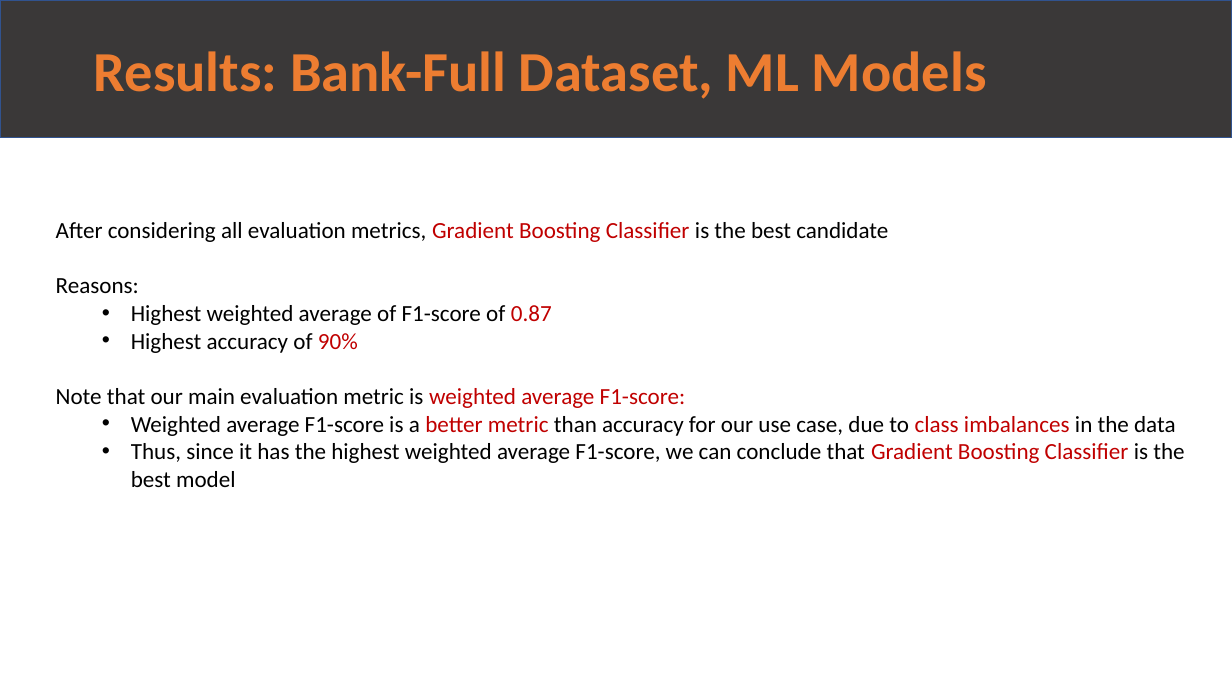
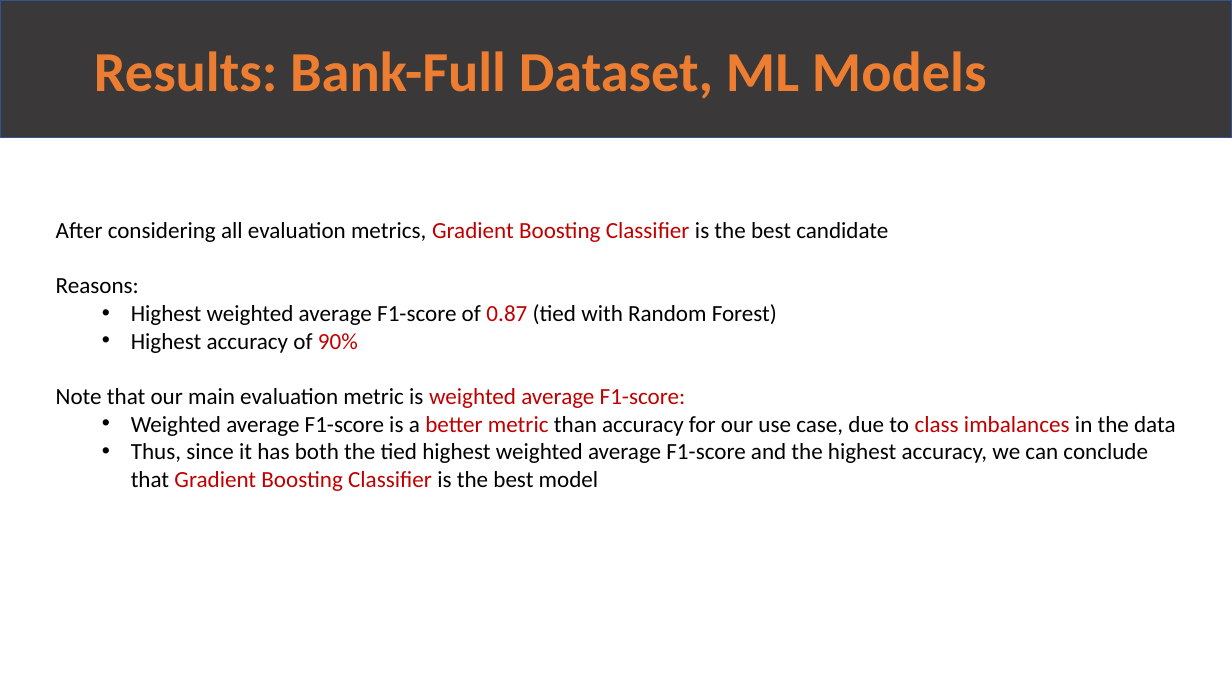
Before and after one commit to rirumel/data_science_bank_marketing_Campaign, a slide deck: slide 8 of presentation/week13_final_presentation.pptx. Drawn at 1232x693 pixels with LibreOffice and Linux fonts; fonts in the diff are those of the drawing. Boxes give left, top, right and bottom in pixels: in the first picture for what was removed or moved away, otherwise in the second. Text is boxed around its words. In the diff, an @@ line names an element or a change of style, - is before the commit and + after.

Commit message:
updating slides

```diff
--- a/presentation/week13_final_presentation.pptx
+++ b/presentation/week13_final_presentation.pptx
@@ text at (131, 304, 777, 325): text changed @@
-  • Highest weighted average of F1-score of 0.87
+  • Highest weighted average F1-score of 0.87 (tied with Random Forest)
@@ text at (131, 443, 1148, 491): text changed @@
-  • Thus, since it has the highest weighted average F1-score, we can conclude that Gradient Boosting Classifier is the best model
+  • Thus, since it has both the tied highest weighted average F1-score and the highest accuracy, we can conclude that Gradient Boosting Classifier is the best model
```
Also in this commit, not shown: 1 other file.
